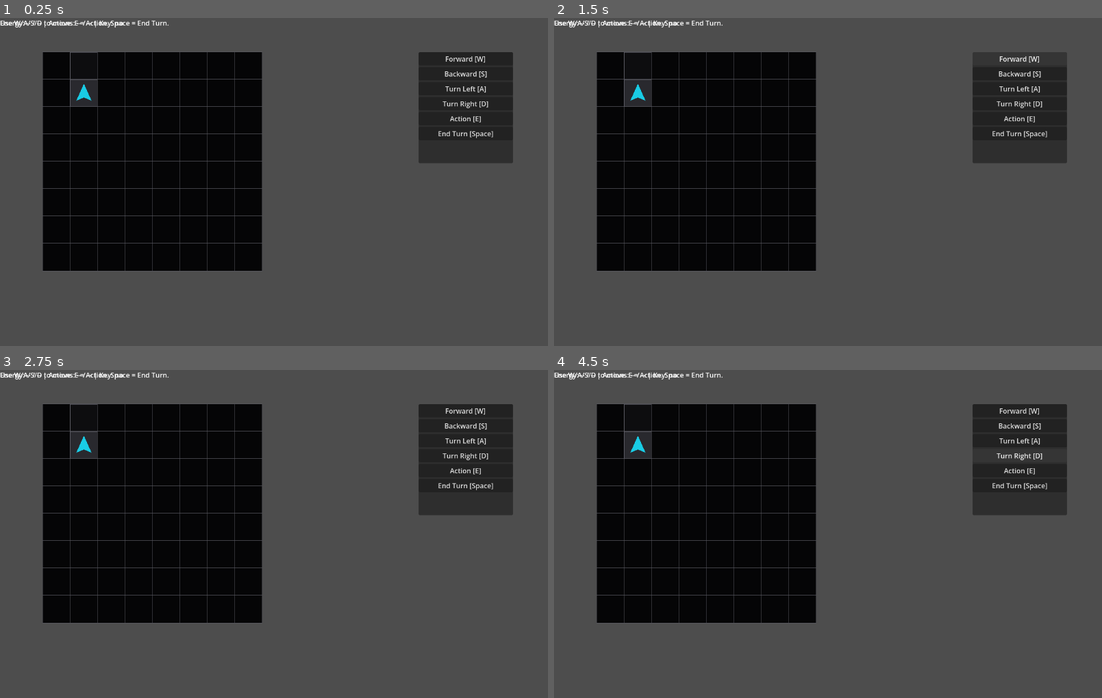
Above: before the commit, frames 1-4 (two rows, left to right).
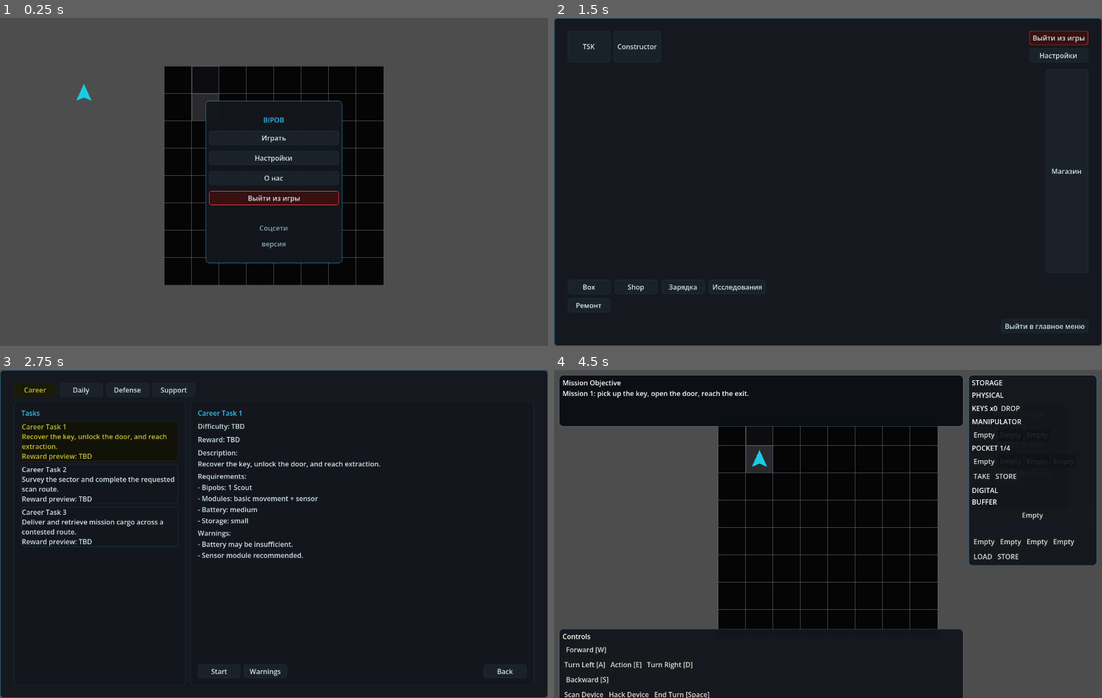
Above: after the commit, the same moments.

Repository: JUSTConnect/bibop
Game: Godot game, scene res://scenes/main.tscn
Two runs of this game, one before a commit and one after it. Both use one fixed random seed, a clock stepped at 60 frames per second and the inputs below.
Inputs (mouse positions are in pixels of both pictures, inside the frame that each line leads up to):
- Up to frame 1 (0.25 s): no input
- Up to frame 2 (1.5 s): click (828, 139) at 0.5 s, where only the run after the commit has a clickable "Играть"; click (1019, 57) at 1.25 s, where only the run before the commit has a clickable "Forward [W]"
- Up to frame 3 (2.75 s): click (32, 399) at 2 s, where only the run after the commit has a clickable "TSK"
- Up to frame 4 (4.5 s): click (773, 671) at 2.75 s, where only the run after the commit has a clickable "Start"; click (1019, 429) at 3.5 s, where only the run after the commit has a clickable "Restart Mission"; click (1019, 458) at 4.25 s, where only the run after the commit has a clickable "Settings"

The runs differ from the first frame. In frame 1, 39% of the frame differs, in the area x 0-94%, y 0-82%; in frame 2, 96%, in the area x 0-100%, y 0-100%; in frame 3, 74%; in frame 4, 62%.
Error before the commit: Parse Error: Identifier "mission_panel" not declared in the current scope. (res://scripts/ui/game_ui.gd:3276)

Commit message:
Fix game_ui parser errors in runtime storage UI

Diff:
--- a/scripts/ui/game_ui.gd
+++ b/scripts/ui/game_ui.gd
@@ -3271,41 +3271,6 @@
 	var dstore := Button.new(); dstore.text = "STORE"; dstore.pressed.connect(_on_storage_data_store_pressed); digital_actions.add_child(dstore)
 	_refresh_runtime_storage_panel()
 	return panel
-	var mission_vbox := VBoxContainer.new()
-	mission_vbox.add_theme_constant_override("separation", 4)
-	mission_panel.add_child(mission_vbox)
-	var mission_title := Label.new()
-	mission_title.text = "Mission"
-	mission_vbox.add_child(mission_title)
-	if restart_mission_button != null:
-		restart_mission_button.text = "Restart Mission"
-		_safe_reparent_control(restart_mission_button, mission_vbox)
-	if return_to_box_button != null:
-		return_to_box_button.text = "Return to Center"
-		_safe_reparent_control(return_to_box_button, mission_vbox)
-	if settings_button != null:
-		settings_button.text = "Settings"
-		_safe_reparent_control(settings_button, mission_vbox)
-	if exit_main_menu_button != null:
-		exit_main_menu_button.text = "Exit to Main Menu"
-		_safe_reparent_control(exit_main_menu_button, mission_vbox)
-
-	_disconnect_all_pressed_connections(return_to_box_button)
-	_connect_button_pressed_once(return_to_box_button, Callable(self, "_on_runtime_return_to_center_pressed"))
-	_disconnect_all_pressed_connections(exit_main_menu_button)
-	_connect_button_pressed_once(exit_main_menu_button, Callable(self, "_on_runtime_exit_to_main_menu_pressed"))
-
-	for button in [move_forward_button, move_backward_button, turn_left_button, turn_right_button, interact_button, scan_device_button, hack_device_button, end_turn_button, rotate_storage_button, drop_item_button, restart_mission_button, return_to_box_button, settings_button, exit_main_menu_button]:
-		if button != null:
-			button.size_flags_horizontal = Control.SIZE_EXPAND_FILL
-			button.focus_mode = Control.FOCUS_NONE
-	if command_panel != null:
-		command_panel.visible = false
-
-	if hint_label != null and not hint_label.text.is_empty() and mission_goal_value_label != null:
-		mission_goal_value_label.text = hint_label.text
-
-	call_deferred("_attach_runtime_gameplay_view")
 
 func _ready() -> void:
 	if hint_label != null:
@@ -5473,21 +5438,21 @@
 func _refresh_runtime_storage_panel() -> void:
 	if bipob == null or runtime_storage_panel == null:
 		return
-	var available_man := bipob.get_available_manipulator_slots()
+	var available_man: int = int(bipob.get_available_manipulator_slots())
 	var man_items: Array = bipob.get_manipulator_items()
 	for i in range(runtime_manipulator_slots.size()):
 		var slot := runtime_manipulator_slots[i]
-		var enabled := i < available_man
+		var enabled: bool = i < available_man
 		slot.disabled = not enabled
 		slot.modulate = Color.WHITE if enabled else UI_COLOR_DISABLED
 		var item = man_items[i] if i < man_items.size() else null
 		slot.text = bipob.get_module_display_name(item) if item != null else "Empty"
-	var available_pocket := bipob.get_available_pocket_slots()
+	var available_pocket: int = int(bipob.get_available_pocket_slots())
 	runtime_pocket_title_label.text = "POCKET %d/%d" % [available_pocket, bipob.get_max_pocket_slots()]
 	var pocket_items: Array = bipob.get_pocket_items()
 	for i in range(runtime_pocket_slots.size()):
 		var slot := runtime_pocket_slots[i]
-		var enabled := i < available_pocket
+		var enabled: bool = i < available_pocket
 		slot.disabled = not enabled
 		slot.modulate = Color.WHITE if enabled else UI_COLOR_DISABLED
 		var item = pocket_items[i] if i < pocket_items.size() else null
